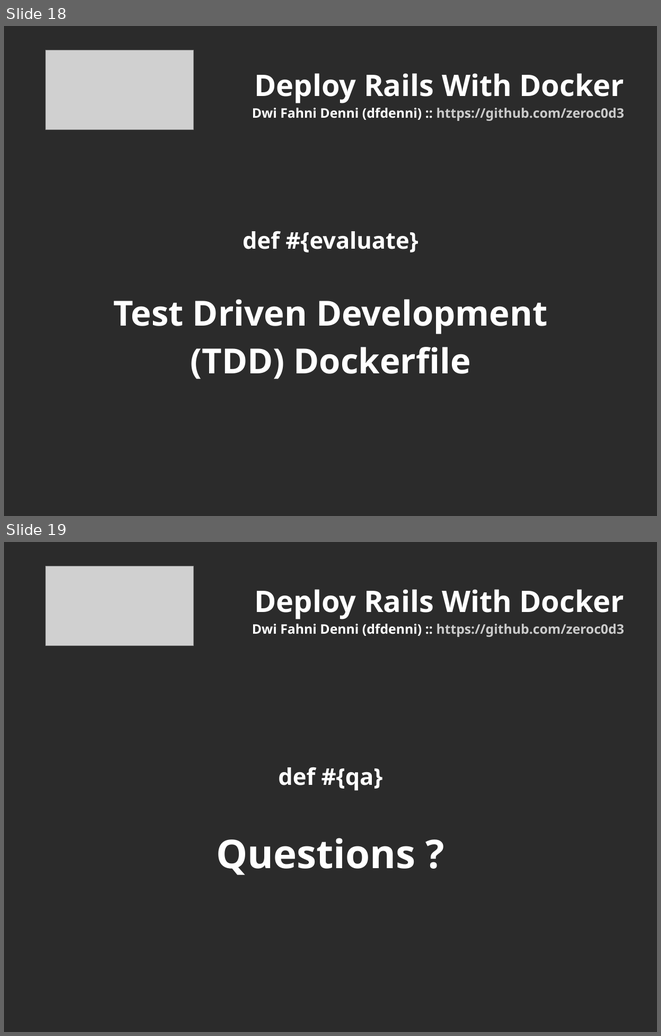
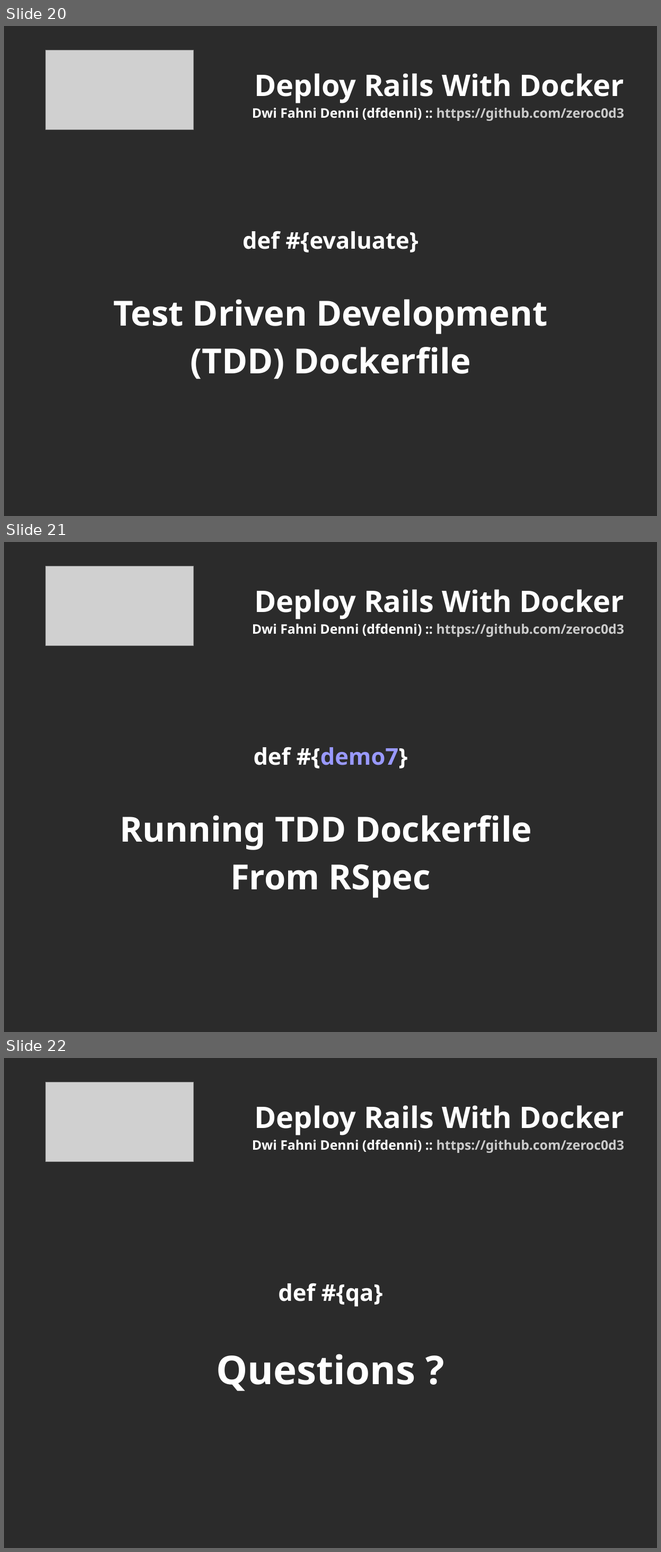
Before and after one commit to zeroc0d3/id-ruby-docker-rails, a slide deck: docs/docker_rails.odp. Shown one above the other, each under a label of ours: slides 18 and 19 before the commit, slides 20, 21 and 22 after it. The pictures are 661x1036 and 661x1552 pixels, drawn with LibreOffice and Linux fonts; fonts in the diff are those of the drawing; grey boxes stand for pictures; background and template pictures are left out; a plain dark background stands for a picture behind light text. Boxes give left, top, right and bottom in pixels: in the first picture for what was removed or moved away, otherwise in the second. Text is boxed around its words. In the diff, an @@ line names an element or a change of style, - is before the commit and + after.

```diff
--- a/docs/docker_rails.odp
+++ b/docs/docker_rails.odp
@@ slide 21 added at box(4, 542, 657, 1032), background picture (left out) @@
@@ picture added at box(45, 566, 194, 646) @@
@@ title added at box(252, 589, 625, 637), 16 pt, text #FFFFFF, bold @@
+Deploy Rails With Docker
+Dwi Fahni Denni (dfdenni) :: https://github.com/zeroc0d3
@@ subtitle added at box(120, 747, 532, 898), 42 pt, text #FFFFFF, bold @@
+def #{demo7}
+Running TDD Dockerfile
+From RSpec
@@ what was slide 18 is now slide 20 @@
@@ what was slide 19 is now slide 22 @@
```
Also in this commit, not shown: 9 slides changed, 2 other slides added, 1 other file.
